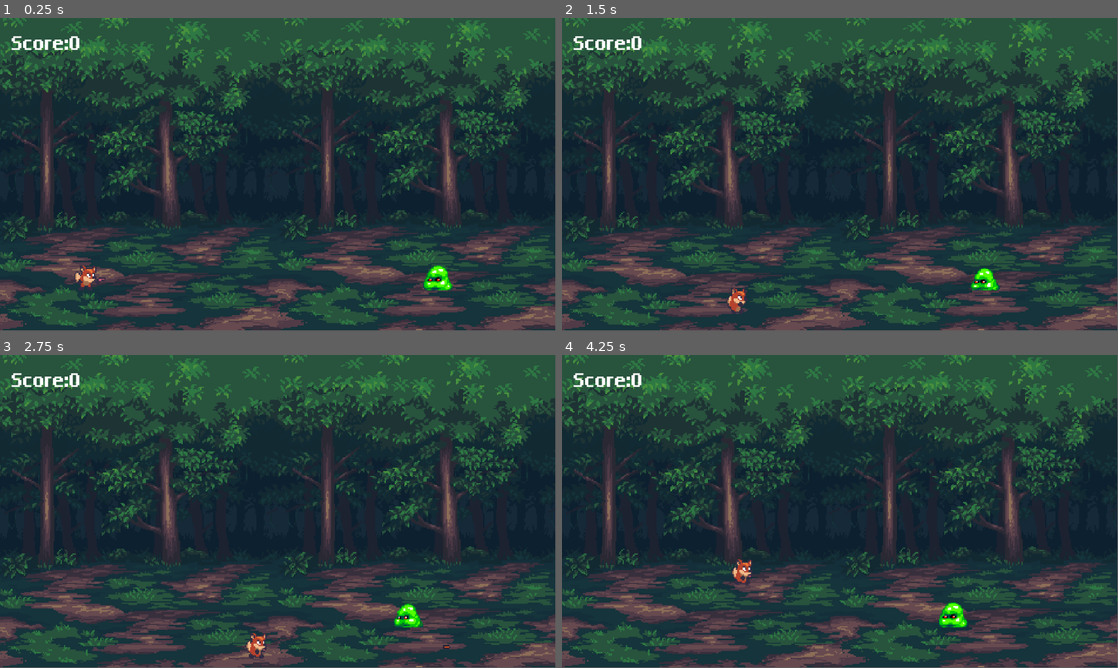
Above: before the commit, frames 1-4 (two rows, left to right).
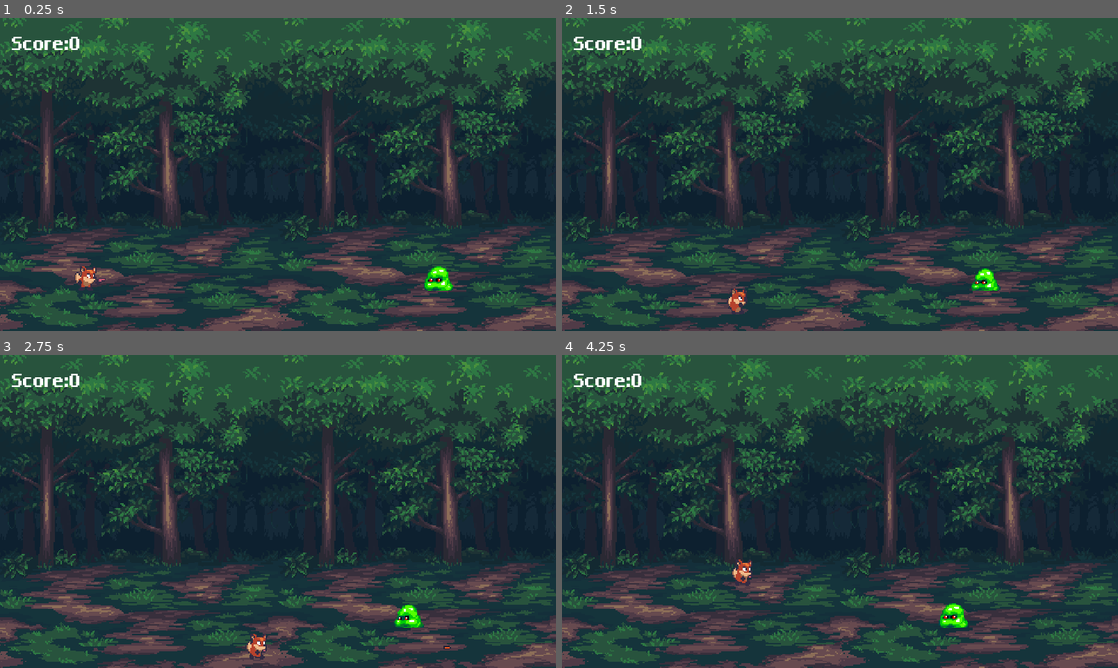
Above: after the commit, the same moments.

Repository: tyza66/GodotDemo
Game: Godot game, scene res://Sences/game.tscn
The game is run twice, just before and just after one commit, with the same random seed, the same clock (stepped at 60 frames per second) and the same inputs.
Inputs:
- Up to frame 1 (0.25 s): no input
- Up to frame 2 (1.5 s): hold D (right) 0.53-1.28 s; hold S (down) from 1.28 s (still down)
- Up to frame 3 (2.75 s): release S (down) at 2.03 s; hold D (right) from 2.03 s (still down)
- Up to frame 4 (4.25 s): release D (right) at 2.78 s; hold W (up) 2.78-3.53 s; hold A (left) from 3.53 s (still down)
In our replay, the window is 799x449 before the commit and 800x450 after it. These sizes can differ from the game's own. Grey fills any space a smaller window leaves; there, only what the larger window draws over its background counts as a difference.

The runs differ from the first frame. In frame 1, 6.8% of the frame differs, in the area x 0-100%, y 0-100%; in frame 2, 6.7%; in frame 3, 6.8%; in frame 4, 6.8%.

Commit message:
feat:打包游戏

Diff:
--- a/gd-demo/Scripts/player.gd
+++ b/gd-demo/Scripts/player.gd
@@ -45,8 +45,9 @@
 		$GameOverSound.play()
 
 		# 等待计时器到期的信号 这个语句会暂停代码的执行，直到计时器触发timeout信号
-		await get_tree().create_timer(3).timeout # await是等待
-		get_tree().reload_current_scene()
+		#await get_tree().create_timer(3).timeout # await是等待  注意这种Time原理是挂在在主场景树的根节点上 重置时会闪一下
+		#get_tree().reload_current_scene()
+		$RestartTimer.start()
 
 
 
@@ -60,3 +61,8 @@
 	var bullet_node = bullet_scence.instantiate()
 	bullet_node.position = position + Vector2(6,6) # 将玩家当前位置赋给子弹
 	get_tree().current_scene.add_child(bullet_node)
+
+
+
+func _reload_scene() -> void:
+	get_tree().reload_current_scene()
--- a/gd-demo/Sences/player.tscn
+++ b/gd-demo/Sences/player.tscn
@@ -166,4 +166,9 @@
 stream = ExtResource("4_yh7ik")
 volume_db = 5.0
 
+[node name="RestartTimer" type="Timer" parent="."]
+wait_time = 3.0
+one_shot = true
+
 [connection signal="timeout" from="Timer" to="." method="_on_fire"]
+[connection signal="timeout" from="RestartTimer" to="." method="_reload_scene"]
--- a/gd-demo/project.godot
+++ b/gd-demo/project.godot
@@ -18,6 +18,11 @@
 [autoload]
 
 Bgm="*res://Sences/bgm.tscn"
+
+[display]
+
+window/size/mode=4
+window/stretch/mode="canvas_items"
 
 [input]
 
Not shown, added: 素材/打包.txt
Not shown, added: 素材/缩放.txt
